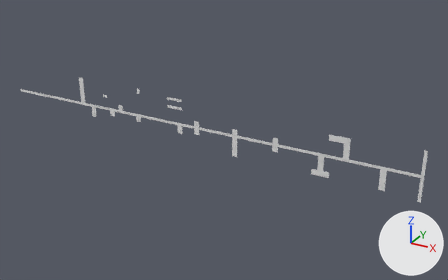
One commit to the OBJ model Assets/Tiled2Unity/Meshes/Tutorial_PilastriSoloFree2.obj: the scene before it, then after it.
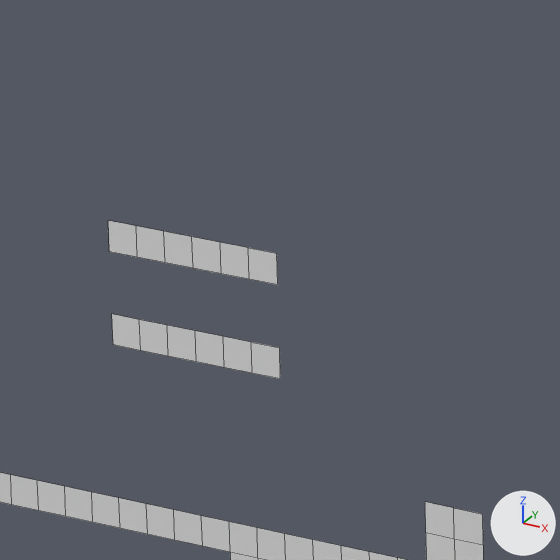
There are two pictures of each version: one whole from a 50 mm camera at (13.8, -87.7, 33.7) aimed at (-35.5, 2.0, -11.1), one close up on the part from 35% to 46% of the width and 28% to 45% of the height. Arrows for +X, +Y and +Z are at lower right; the lights stay in place. The close-ups show mesh edges as thin lines. Where no turn or scale is listed for an object, it has been applied to the vertices.

Names of what the first close-up shows: 'Tutorial_PilastriSoloFree2'.
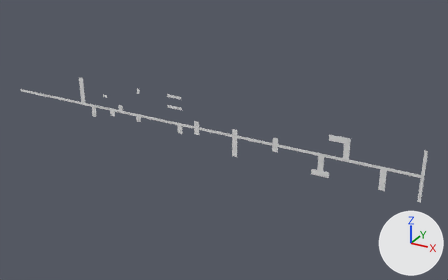
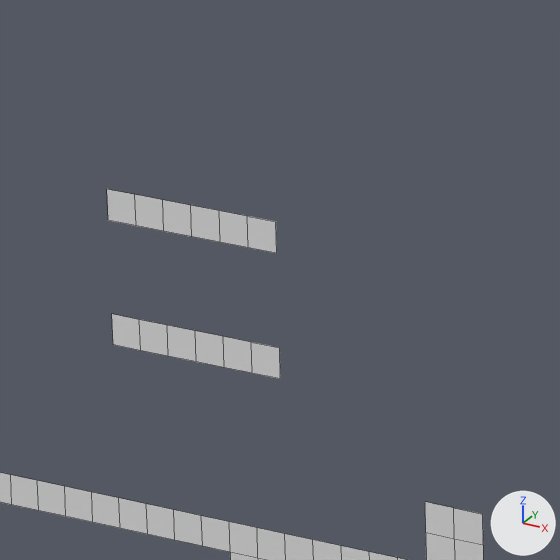
Changed parts and their boxes [x1, y1, x2, y2] in the close-ups (560 x 560 px; the box of a moved part takes in the faces that stretch with it):
'Tutorial_PilastriSoloFree2', reshaped: before [0, 220, 483, 560]; after [0, 189, 483, 560]
part 1 of me_tutorial_pilastrisolofree2, moved or reshaped: before [108, 220, 278, 285]; after [107, 189, 277, 253]

What the commit changed:
me_tutorial_pilastrisolofree2 has 608 vertices, 334 faces and spans x -82.9..0.0, y 0.0, z -13.3..-3.6.
me_tutorial_pilastrisolofree2 is used by ob_tutorial_pilastrisolofree2; location (0.0, 0.0, 0.0).
Before the commit, vertices of me_tutorial_pilastrisolofree2: 10 (-43.0, 0.0, -4.6) at pixel (277, 284), 11 (-43.5, 0.0, -4.6) at pixel (249, 279), 14 (-44.0, 0.0, -4.6) at pixel (221, 273), 16 (-44.5, 0.0, -4.6) at pixel (193, 268), 18 (-45.1, 0.0, -4.6) at pixel (165, 262).
Before the commit, vertices of me_tutorial_pilastrisolofree2: 20 (-45.6, 0.0, -4.6) at pixel (137, 257), 22 (-46.1, 0.0, -4.6) at pixel (109, 251).
Part 1, on me_tutorial_pilastrisolofree2:
Vertices 10, 11, 14, 16, 18, 20, 22 of me_tutorial_pilastrisolofree2 move by (0.0, 0.0, 1.0).
